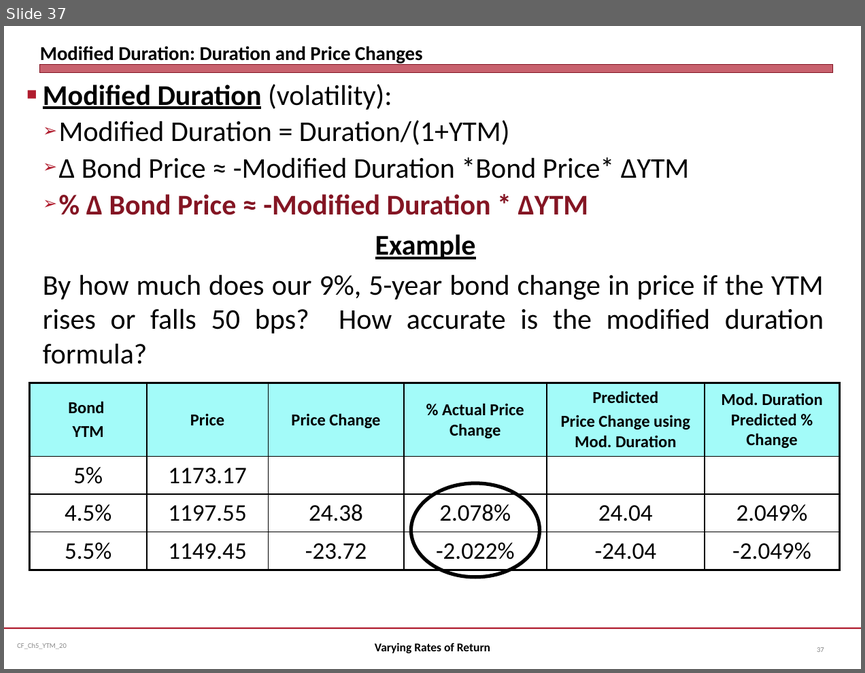
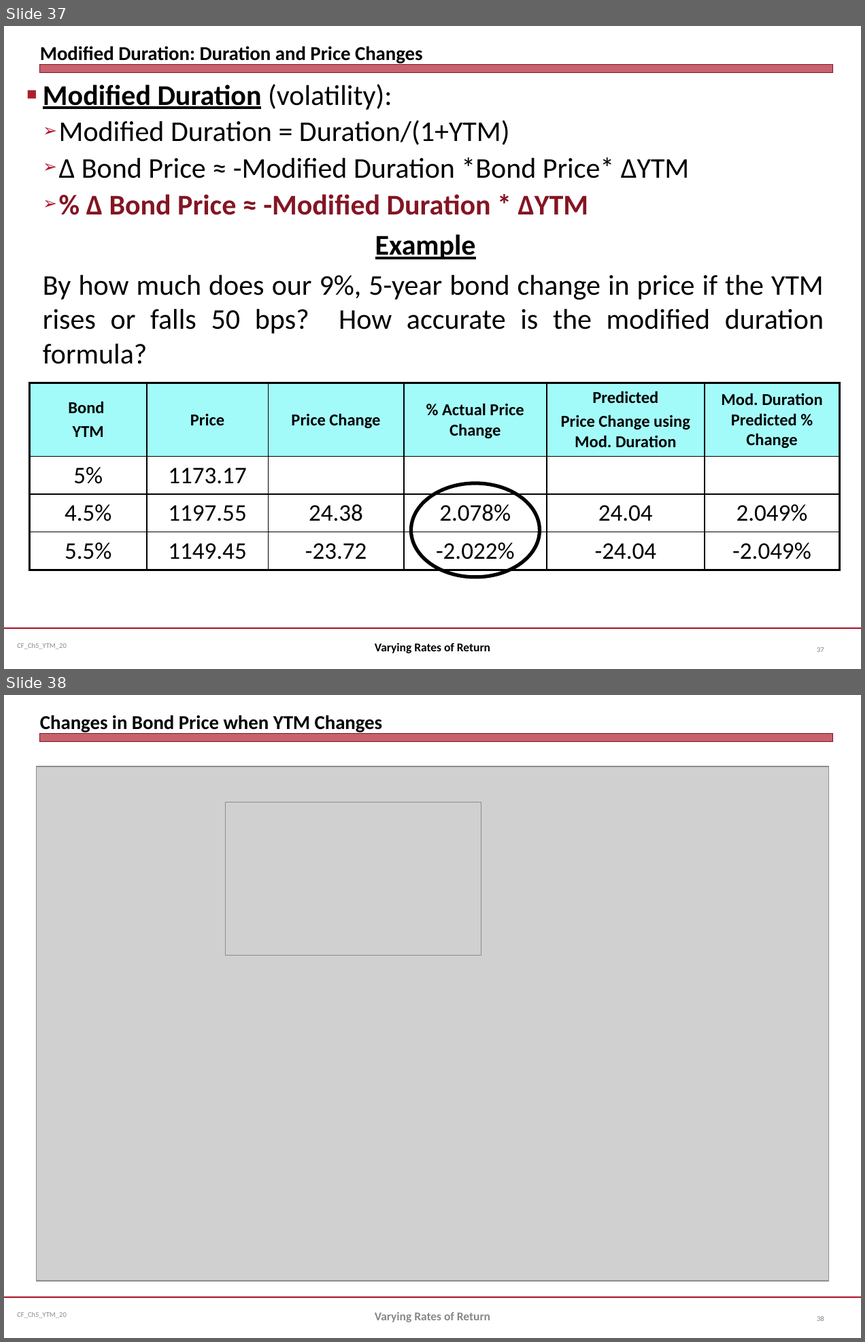
Before and after one commit to jmc877/Corporate-Finance, a slide deck: slides/CF_Ch5_YTM_20.pptx. Shown one above the other, each under a label of ours: slide 37 before the commit, slides 37 and 38 after it. The pictures are 865x673 and 865x1342 pixels, drawn with LibreOffice and Linux fonts; fonts in the diff are those of the drawing; grey boxes stand for pictures. Boxes give left, top, right and bottom in pixels: in the first picture for what was removed or moved away, otherwise in the second. Text is boxed around its words. In the diff, an @@ line names an element or a change of style, - is before the commit and + after.

```diff
--- a/slides/CF_Ch5_YTM_20.pptx
+++ b/slides/CF_Ch5_YTM_20.pptx
@@ slide 38 added at [4,695,861,1338], background #FFFFFF; not listed: 3 template elements that a slide beside it also shows @@
@@ title added at [40,715,383,734], 16.5 pt, text #000000, bold @@
+Changes in Bond Price when YTM Changes
@@ picture added at [37,766,829,1280] @@
@@ picture added at [225,802,481,955] @@
@@ text added at [375,1312,490,1322], 10 pt, text #898989, bold @@
+Varying Rates of Return
@@ page number added at [817,1316,824,1321], 6 pt, text #808080 @@
+38
```
Also in this commit, not shown: 3 other files.
